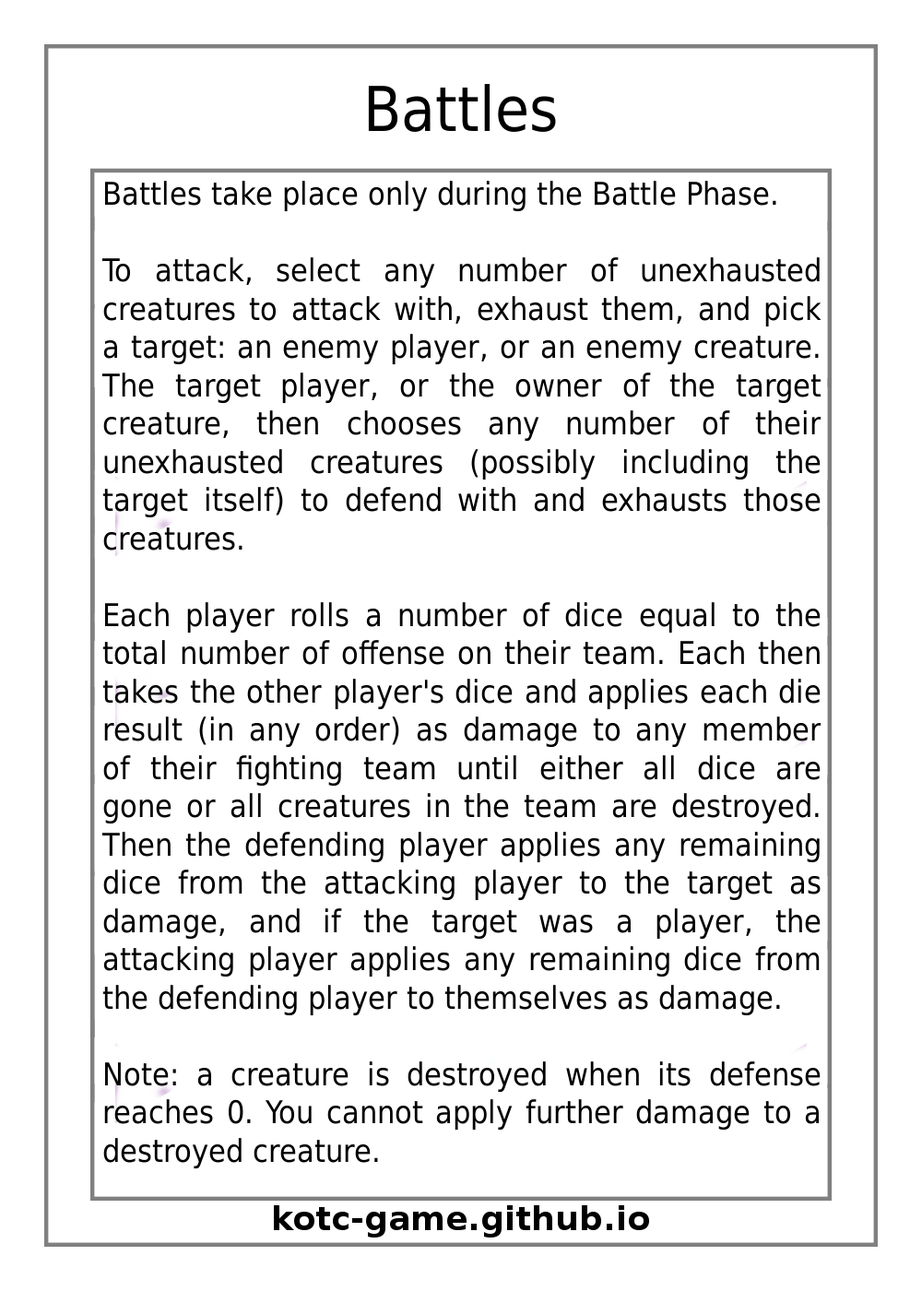
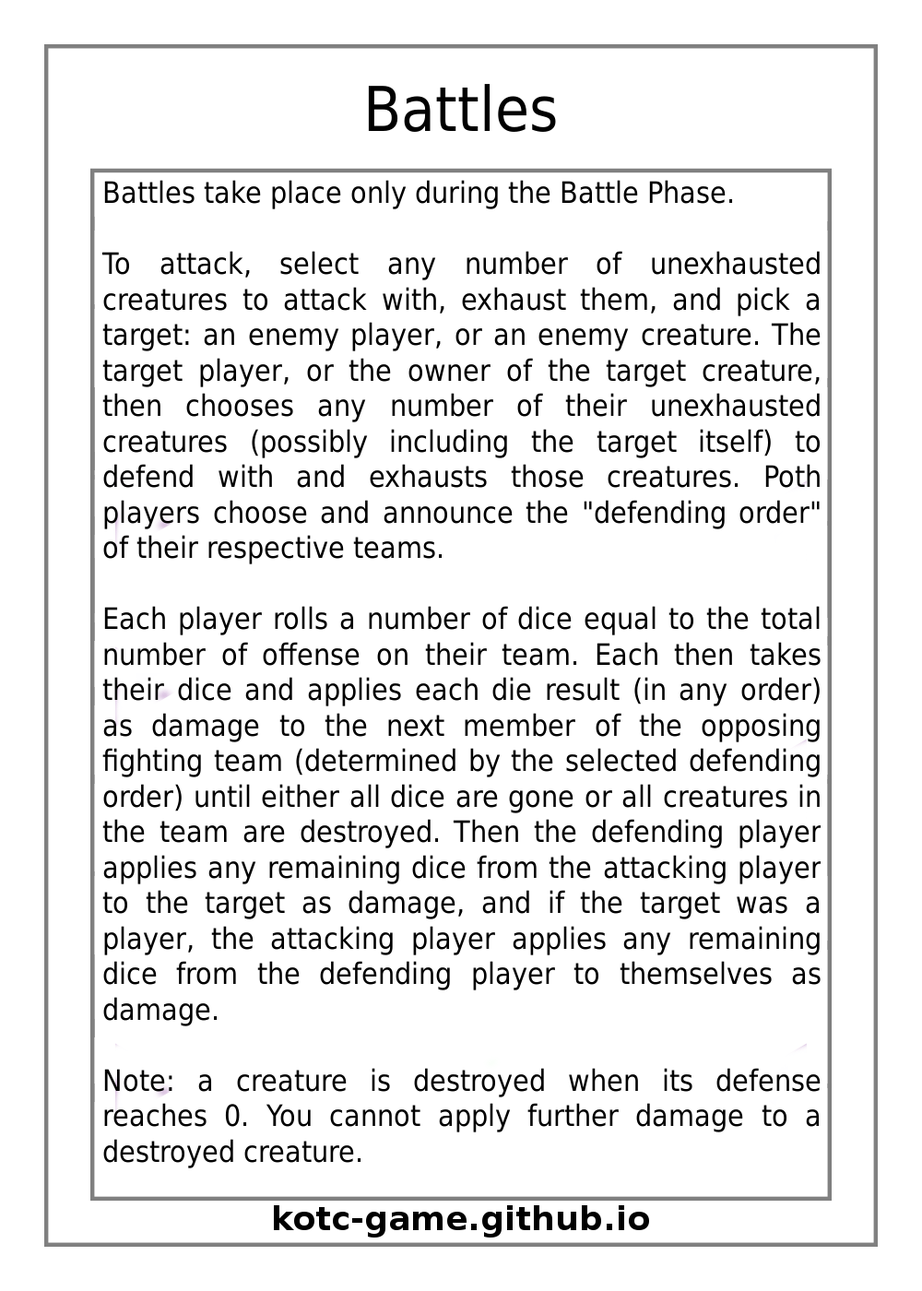
Comparing the layer stacks of the two w=922, h=1291 images. Changes:
painted on "Effect Text" over [101, 179, 822, 1170]
